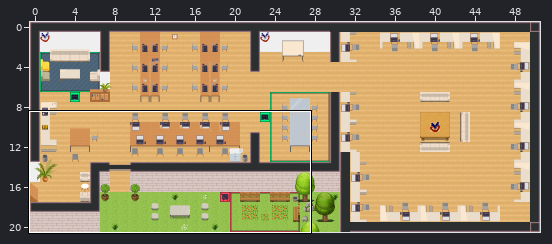
A Tiled map (JSON) gets an edit: map.tmj. Above, an overview of the earlier version with the close-up marked.
Close-up. Before the edit:
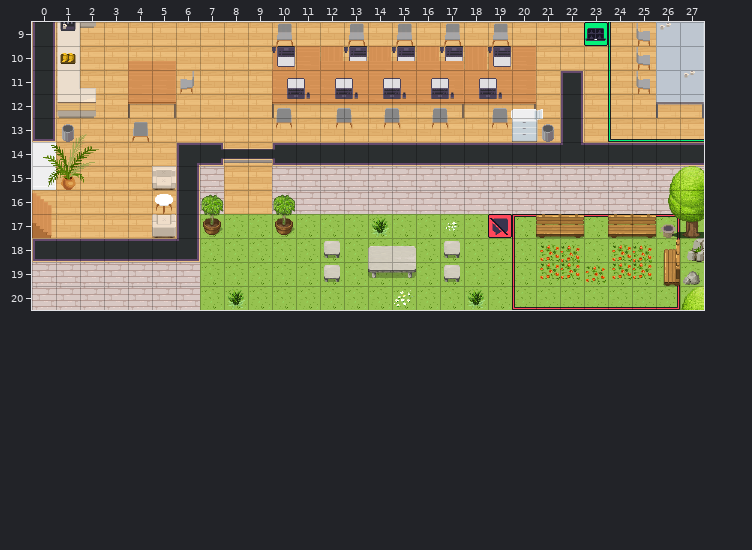
Cells are 32x32 px. Shown: x 0..27, y 9..20. The commit also changed other parts of the map, which this record leaves out.
And afterwards:
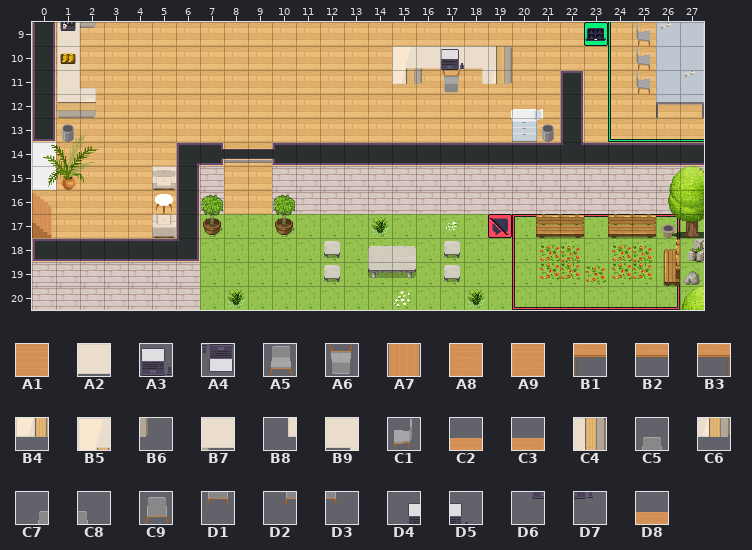
Key: from "Chunk 1": A1 0, A2 52 turned 270, A3 55, A4 55 turned 180, A5 57, A6 57 turned 180, A7 71, A8 72, A9 73, B1 74, B2 75, B3 76, B4 79 turned 270, B5 80 turned 270, B6 81 turned 270, B7 82 turned 270, B8 84 turned 270, B9 85 turned 270, C1 108, C2 121, C3 122, C4 127 turned 270, C5 132, C6 132 turned 270, C7 133, C8 134, C9 138, D1 139, D2 140, D3 141, D4 173, D5 174, D6 175, D7 176, D8 186.
__ is an empty cell, .. an unchanged one.
Changes in this commit:
layer "collisions" opacity 100% -> 0%
--- layer "furniture/furniture1"
@@ x 10..20 @@
-10 A7 A8 A7 A4 A7 A4 A7 A4 A7 A7 A8
-11 A9 A9 A9 A1 A1 A1 A1 A8 A1 A1 A8
-12 B1 B2 B2 B2 B2 B2 B2 B3 B2 B2 B3
+10 __ __ __ __ __ __ __ __ __ __ __
+11 __ __ __ __ __ __ __ __ __ __ __
+12 __ __ __ __ __ __ __ __ __ __ __
--- layer "furniture/furniture2"
@@ x 4..19 @@
- 9 .. .. .. .. .. .. A5 .. .. A5 .. A5 .. A5 .. A5
-10 C2 C3 .. .. .. .. A4 .. A7 A4 A7 A4 A7 A4 __ A4
-11 A9 A8 C1 .. .. .. .. .. .. .. .. __ __ .. __ __
-12 B1 B3 .. .. .. .. C5 .. C7 C8 C7 C8 C7 C8 .. C5
-13 C9 .. .. .. .. .. D1 .. D2 D3 D2 D3 D2 D3 .. D1
+ 9 .. .. .. .. .. .. __ .. .. __ .. __ .. __ .. __
+10 __ __ .. .. .. .. __ .. __ __ __ B5 B7 A2 B9 C4
+11 __ __ __ .. .. .. .. .. .. .. .. B4 B6 .. B8 C6
+12 __ __ .. .. .. .. __ .. __ __ __ __ __ __ .. __
+13 __ .. .. .. .. .. __ .. __ __ __ __ __ __ .. __
--- layer "furniture/furniture3"
@@ x 10..19 @@
-10 .. .. .. A4 .. A4 .. A4 .. ..
-11 D4 D5 D4 D5 D4 D5 D4 D5 D4 D5
-12 D6 D7 D6 D7 D6 D7 D6 D7 D6 D7
+10 .. .. .. __ .. __ .. A3 .. ..
+11 __ __ __ __ __ __ __ A6 __ __
+12 __ __ __ __ __ __ __ __ __ __
--- layer "above/above1"
@@ x 12..17 @@
-10 C2 D8 D8 D8 D8 C3
+10 __ __ __ __ __ __
